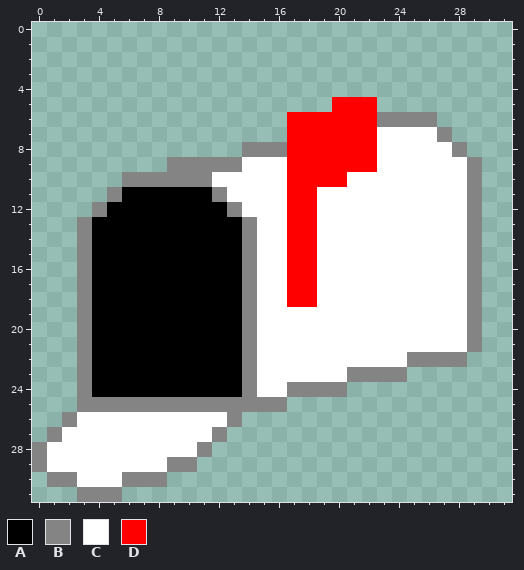
Edited in one commit: pixel-art sprite (icons/Postbox2.png). Above, as it was before the edit.
The file is 32x32 pixels.
Palette (. is transparent): A #000000  B #848484  C #ffffff  D #ff0000
Pixels before, first column x 0:
 5 ....................DDD.......
 6 .................DDDDDDBBBB...
 7 .................DDDDDDCCCCB..
 8 ..............BBBDDDDDDCCCCCB.
 9 .........BBBBBCCCDDDDDDCCCCCCB
10 ......BBBBBBCCCCCDDDDCCCCCCCCB
11 .....BAAAAAABCCCCDDCCCCCCCCCCB
12 ....BAAAAAAAABCCCDDCCCCCCCCCCB
13 ...BAAAAAAAAAABCCDDCCCCCCCCCCB
14 ...BAAAAAAAAAABCCDDCCCCCCCCCCB
15 ...BAAAAAAAAAABCCDDCCCCCCCCCCB
16 ...BAAAAAAAAAABCCDDCCCCCCCCCCB
17 ...BAAAAAAAAAABCCDDCCCCCCCCCCB
18 ...BAAAAAAAAAABCCDDCCCCCCCCCCB
19 ...BAAAAAAAAAABCCCCCCCCCCCCCCB
20 ...BAAAAAAAAAABCCCCCCCCCCCCCCB
21 ...BAAAAAAAAAABCCCCCCCCCCCCCCB
22 ...BAAAAAAAAAABCCCCCCCCCCBBBB.
23 ...BAAAAAAAAAABCCCCCCBBBB.....
24 ...BAAAAAAAAAABCCBBBB.........
25 ...BBBBBBBBBBBBBB.............
26 ..BCCCCCCCCCCB................
27 .BCCCCCCCCCCB.................
28 BCCCCCCCCCCB..................
29 BCCCCCCCCBB...................
30 .BBCCCBBB.....................
31 ...BBB........................
New version:
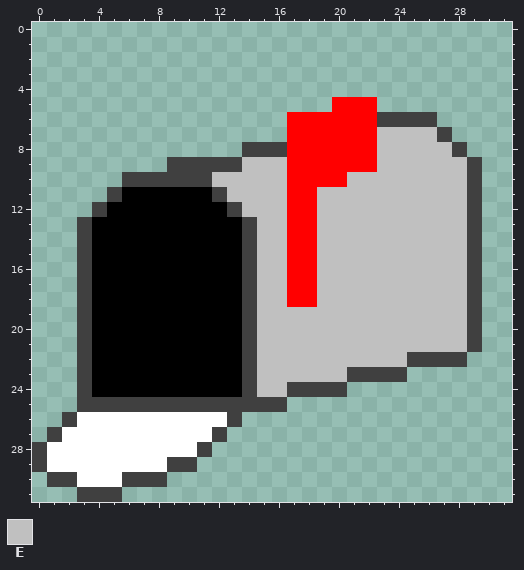
Colours new in this view: E #c0c0c0
Difference:
colour B: #848484 -> #404040
Changed rows in their new state; - is a pixel that keeps its letter.
first column x 12:
 7 -----------EEEE--
 8 -----------EEEEE-
 9 --EEE------EEEEEE
10 EEEEE----EEEEEEEE
11 -EEEE--EEEEEEEEEE
12 --EEE--EEEEEEEEEE
13 ---EE--EEEEEEEEEE
14 ---EE--EEEEEEEEEE
15 ---EE--EEEEEEEEEE
16 ---EE--EEEEEEEEEE
17 ---EE--EEEEEEEEEE
18 ---EE--EEEEEEEEEE
19 ---EEEEEEEEEEEEEE
20 ---EEEEEEEEEEEEEE
21 ---EEEEEEEEEEEEEE
22 ---EEEEEEEEEE----
23 ---EEEEEE--------
24 ---EE------------
Where, in picture pixels (left, top, right, bottom), the same in both pictures:
changed: (32, 112, 482, 502)
